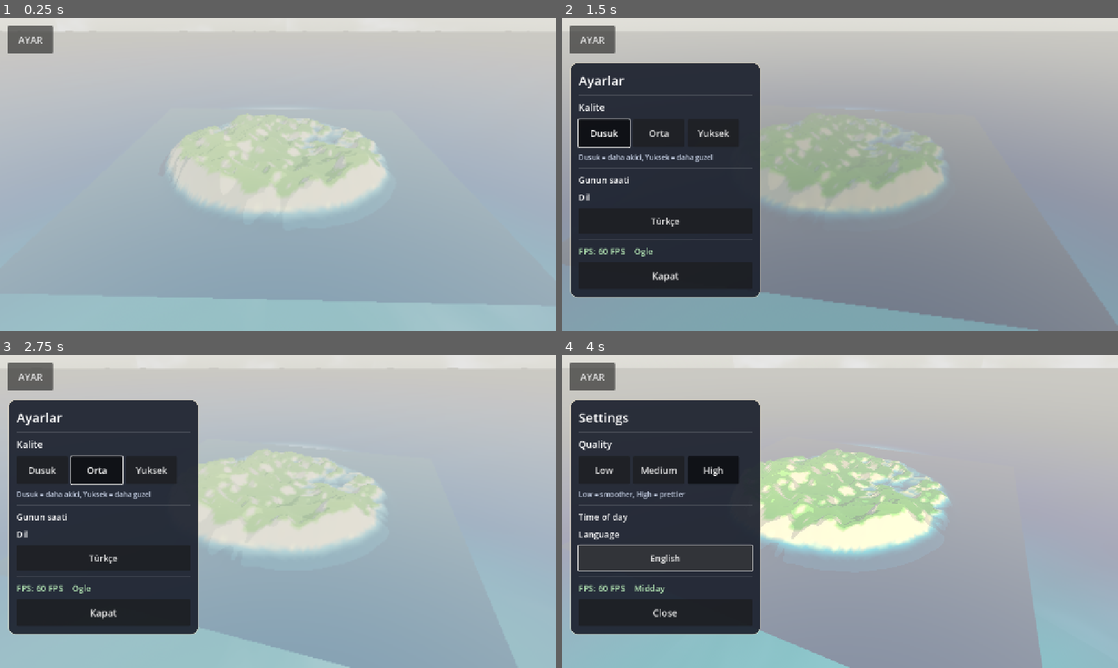
Above: before the commit, frames 1-4 (two rows, left to right).
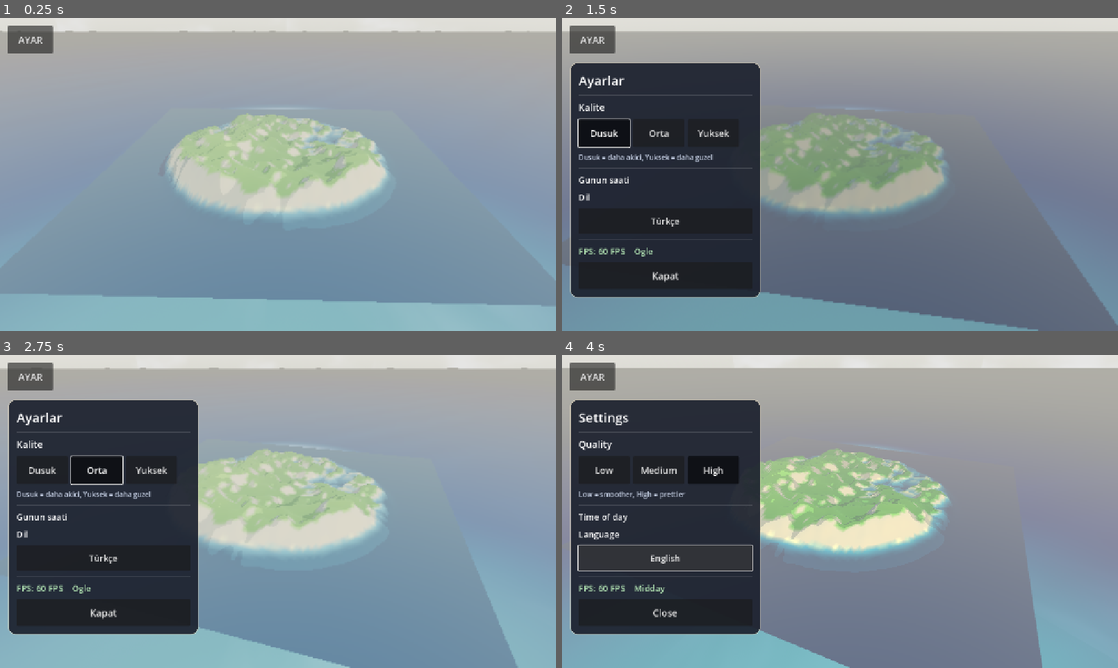
Above: after the commit, the same moments.

Repository: eraslan19j/game
Game: Godot game, scene res://scenes/world/world.tscn
Same seed, same stepped clock (60 frames per second), same inputs: the game is played once before the commit and once after it.
Inputs:
- Up to frame 1 (0.25 s): no input
- Up to frame 2 (1.5 s): click "AYAR" at 0.5 s; click "Dusuk" at 1.25 s
- Up to frame 3 (2.75 s): click "Orta" at 2 s
- Up to frame 4 (4 s): click "Yuksek" at 2.75 s; click "Türkçe" at 3.5 s

The runs differ from the first frame. In frame 1, 77% of the frame differs, in the area x 0-100%, y 4-93%; in frame 2, 58%; in frame 3, 54%; in frame 4, 61%.

Commit message:
Sis 3x azaltildi, bulutlar seyreltildi, teshis kodu kaldirildi
Co-authored-by: arena-agent <297053741+arena-agent@users.noreply.github.com>

Diff:
--- a/scenes/world/world.tscn
+++ b/scenes/world/world.tscn
@@ -35,8 +35,8 @@
 tonemap_white = 6.0
 fog_enabled = true
 fog_light_color = Color(0.60, 0.78, 0.86, 1)
-fog_light_energy = 0.55
-fog_density = 0.0005
+fog_light_energy = 0.35
+fog_density = 0.00016
 fog_sky_affect = 0.0
 fog_aerial_perspective = 0.0
 
@@ -58,11 +58,11 @@
 shader = ExtResource("6_clouds")
 shader_parameter/cloud_color = Color(1, 1, 1, 1)
 shader_parameter/cloud_shade = Color(0.86, 0.89, 0.96, 1)
-shader_parameter/coverage = 0.46
+shader_parameter/coverage = 0.62
 shader_parameter/softness = 0.22
 shader_parameter/speed = 0.006
 shader_parameter/tiling = 2.0
-shader_parameter/alpha_scale = 0.92
+shader_parameter/alpha_scale = 0.55
 shader_parameter/warp = 0.35
 
 [sub_resource type="SphereMesh" id="SphereMesh_clouds"]
--- a/scripts/world/world.gd
+++ b/scripts/world/world.gd
@@ -44,38 +44,6 @@
 	if _water.has_method("setup"):
 		_water.setup()
 
-	_probe_screen.call_deferred()
-
-
-## Teshis: ekrandaki noktalara kamera isini gonder, ne gorunuyor logla.
-func _probe_screen() -> void:
-	await get_tree().create_timer(0.8).timeout
-	var cam := get_viewport().get_camera_3d()
-	if cam == null:
-		print("[Probe] kamera yok")
-		return
-	var vp_size := get_viewport().get_visible_rect().size
-	print("[Probe] viewport=%s kamera=%s" % [str(vp_size), str(cam.global_position)])
-	var space := get_world_3d().direct_space_state
-	var pts := {
-		"ust-orta": Vector2(0.5, 0.12), "orta": Vector2(0.5, 0.50),
-		"alt-orta": Vector2(0.5, 0.92), "sol-alt": Vector2(0.12, 0.85),
-	}
-	for k in pts:
-		var sp: Vector2 = pts[k] * vp_size
-		var from := cam.project_ray_origin(sp)
-		var to := from + cam.project_ray_normal(sp) * 5000.0
-		var q := PhysicsRayQueryParameters3D.create(from, to)
-		var hit := space.intersect_ray(q)
-		if hit.is_empty():
-			print("[Probe] %-8s (%s) -> fizik isabeti yok" % [k, str(sp)])
-		else:
-			var col = hit["collider"]
-			print("[Probe] %-8s -> %s  y=%.2f  xz=(%.0f, %.0f)" % [
-				k, col.name if col != null else "?", hit["position"].y,
-				hit["position"].x, hit["position"].z])
-	print("[Probe] su AABB: %s" % str(_water.get_aabb()))
-	print("[Probe] su material: %s" % ("ShaderMaterial" if _water.material_override is ShaderMaterial else str(_water.material_override)))
 
 
 func _process(delta: float) -> void:
Binary file changed: ci_screenshot_preview.png
